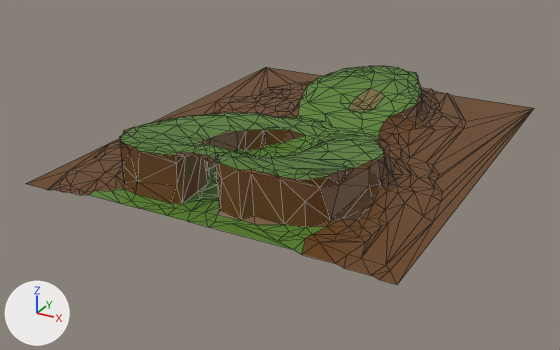
Before and after pictures for a commit that changed the FBX model Assets/FBX/Biomes/BIOMA1.fbx.
Camera for both pictures: a camera (50 mm lens) standing at (170.0, -155.0, 188.0) and looking at (-66.0, 273.0, -27.0). Lighting does not change. The marker at lower left points along +X, +Y and +Z. Mesh edges are drawn as thin lines. Where no turn or scale is listed for an object, it has been applied to the vertices.

Names of what the first picture shows: 'Zone1'.
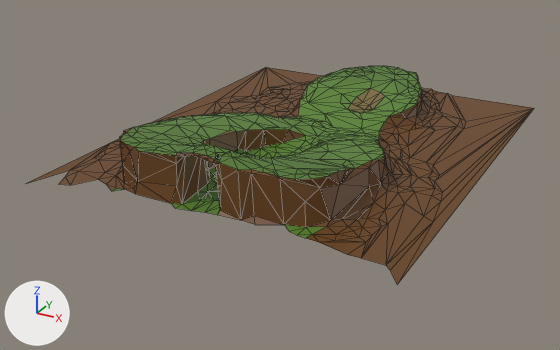
What changed in the scene script:
```text
Change me_plane_003:
    used by ob_zone1; location = (-54.9, 298.0, -4.2)
    remove me_plane_003.from_pydata(...)  # 674 vertices, 1321 faces; spans x -121.0..121.0, y -149.0..149.0, z -4.0..34.0
    add me_plane_003.from_pydata(...)  # 641 vertices, 1247 faces; spans x -121.0..121.0, y -149.0..149.0, z -4.0..34.0
    me_plane_003 part 1
    35 vertices are removed from x -103.0..111.0, y -149.0..-112.0, z -4.0..1.0
    84 faces are deleted
    2 vertices are added at (-4.0, -105.0, 0.0), (-11.0, -112.0, 1.0)
    10 new faces join them, mat_material_004 (green #58832d)
```

What differs and where, as boxes (x1, y1, x2, y2) in the pictures (560 x 350 px):
'Zone1', reshaped
    before: (26, 66, 534, 285)
    after: (26, 66, 534, 284)
part 1 of me_plane_003, cut back
    before: (27, 171, 397, 285)
    after: (198, 184, 219, 202)
